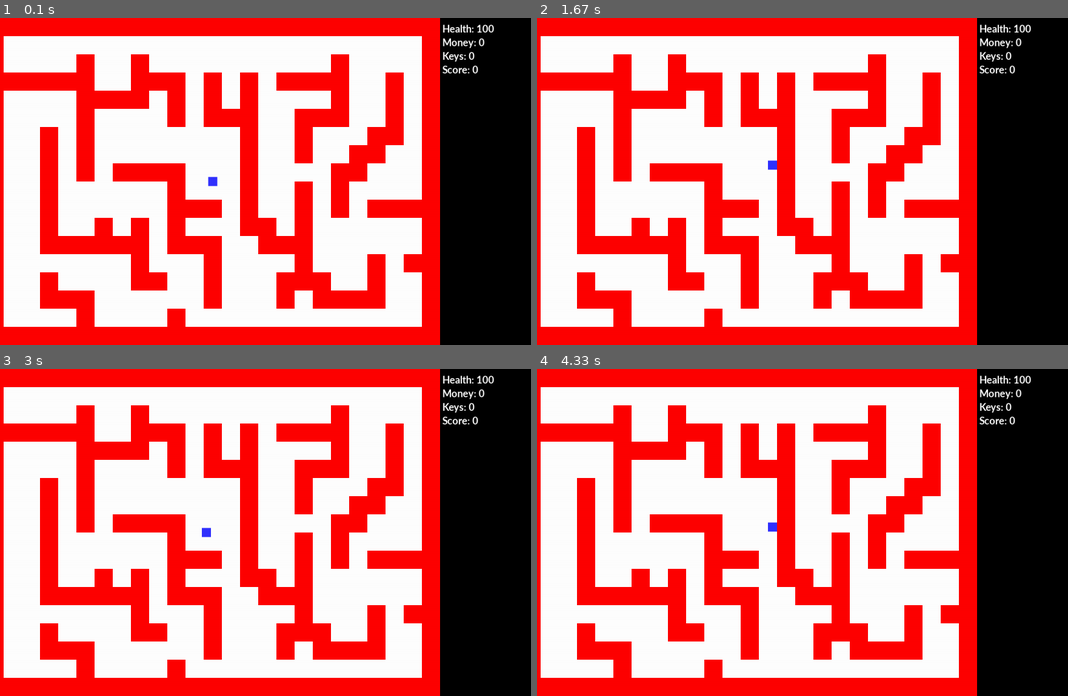
Above: before the commit, frames 1-4 (two rows, left to right).
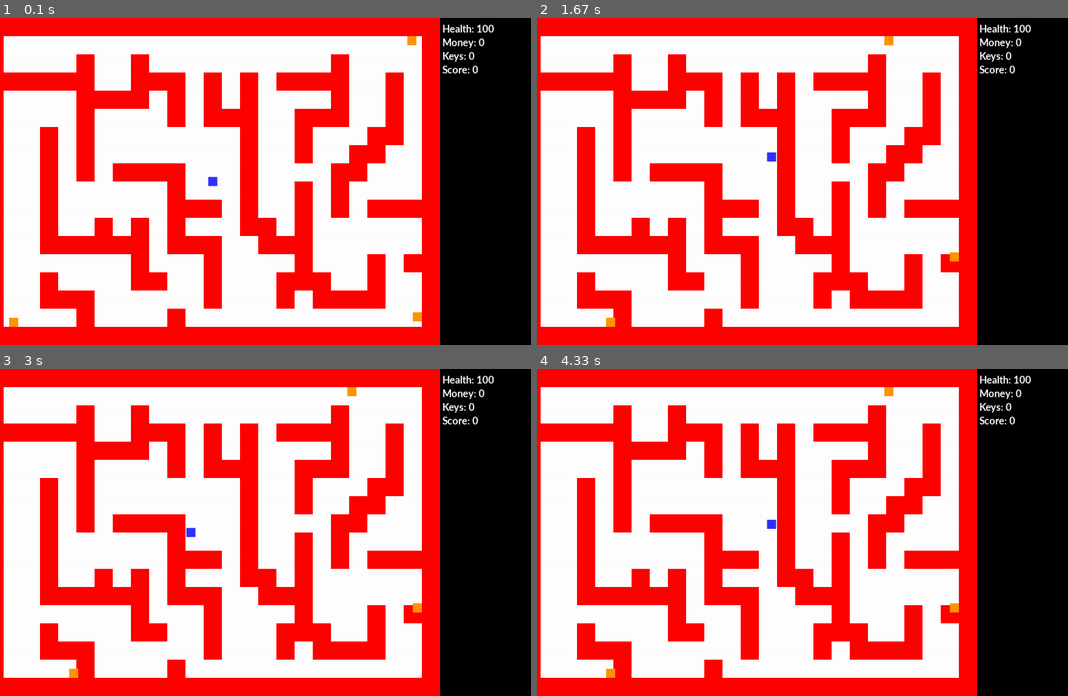
Above: after the commit, the same moments.

Repository: JavierRT7/RamosTurnes-classwork
Game: pygame game, started from pyGame/mini project/mini-project.py
Same seed, same stepped clock (60 frames per second), same inputs: the game is played once before the commit and once after it.
Inputs:
- Up to frame 1 (0.1 s): no input
- Up to frame 2 (1.67 s): hold Right 0.33-0.8 s; hold Up 0.83-1.13 s; hold Right 1.17-1.63 s
- Up to frame 3 (3 s): hold Left 1.67-2.2 s; hold Down 2.23-2.53 s
- Up to frame 4 (4.33 s): hold Up 3-3.37 s; hold Right 3.4-4.03 s; hold Down from 4.07 s (still down)

The runs differ from the first frame. In frame 1, 0.1% of the frame differs, in the area x 1-80%, y 5-95%; in frame 2, 0.2%; in frame 3, 0.2%, in the area x 13-80%, y 5-95%; in frame 4, 0.2%.

Commit message:
Update mini-project.py

Diff:
--- a/pyGame/mini project/mini-project.py
+++ b/pyGame/mini project/mini-project.py
@@ -1,4 +1,5 @@
 import pygame
+import random
 # -- Global Constants
 # -- Colours
 BLACK = (0,0,0)
@@ -6,6 +7,7 @@
 BLUE = (50,50,255)
 YELLOW = (255,255,0)
 RED = (255,0,0)
+ORANGE = (255,150,0)
 # -- Initialise PyGame
 pygame.init()
 # -- Blank Screen
@@ -39,19 +41,19 @@
   def update(self):
     keys = pygame.key.get_pressed()
     if keys[pygame.K_UP]:
-      self.speed_y = -2
+      self.speed_y = -3
       self.rect.y = self.rect.y + self.speed_y
     #End If
     if keys[pygame.K_DOWN]:
-      self.speed_y = 2
+      self.speed_y = 3
       self.rect.y = self.rect.y + self.speed_y
     #End If
     if keys[pygame.K_RIGHT]:
-      self.speed_x = 2
+      self.speed_x = 3
       self.rect.x = self.rect.x + self.speed_x
     #End If
     if keys[pygame.K_LEFT]:
-      self.speed_x = -2
+      self.speed_x = -3
       self.rect.x = self.rect.x + self.speed_x
     #End If
 #End Class
@@ -82,6 +84,30 @@
         self.rect.x = x_ref
         self.rect.y = y_ref
     #End Procedure
+#End Class
+class Enemy(pygame.sprite.Sprite):
+  # Define the constructor for snow
+  def __init__(self, color, width, height, speed_x, speed_y):
+    # Set speed of the sprite
+    self.speed_x = speed_x
+    self.speed_y = speed_y
+    # Call the sprite constructor
+    super().__init__()
+    # Create a sprite and fill it with colour
+    self.image = pygame.Surface([width,height])
+    self.image.fill(color)
+    # Set the position of the sprite
+    self.rect = self.image.get_rect()
+    self.old_x = self.rect.x
+    self.old_y = self.rect.y
+  #End Procedure
+  def update(self):
+    self.rect.x = self.rect.x + self.speed_x
+    self.rect.y = self.rect.y + self.speed_y
+    for foo in enemy_hit_list:
+      self.speed_x = 0
+      self.speed_y = 0
+  #Next
 #End Class
 # -- Exit game flag set to false
 map = [[1,1,1,1,1,1,1,1,1,1,1,1,1,1,1,1,1,1],
@@ -125,6 +151,7 @@
 player_group = pygame.sprite.Group()
 wall_group = pygame.sprite.Group()
 display_group = pygame.sprite.Group()
+enemy_group = pygame.sprite.Group()
 player = Player(BLUE, 20, 20, 100, 0, 0, 0)
 player_group.add(player)
 all_sprites_group.add(player)
@@ -146,6 +173,25 @@
         #End If
     #Next
 #Next
+for counter in range(3):
+    if counter == 0:
+        enemy = Enemy(ORANGE, 20, 20, -2, 0)
+        enemy.rect.x = 940
+        enemy.rect.y = 40
+    #End If
+    if counter == 1:
+        enemy = Enemy(ORANGE, 20, 20, 0, -2)
+        enemy.rect.x = 940
+        enemy.rect.y = 660
+    #End If
+    if counter == 2:
+        enemy = Enemy(ORANGE, 20, 20, 2, 0)
+        enemy.rect.x = 40
+        enemy.rect.y = 660
+    #End If
+    enemy_group.add(enemy)
+    all_sprites_group.add(enemy)
+#Next
 # -- Manages how fast screen refreshes
 clock = pygame.time.Clock()
 ### -- Game Loop
@@ -165,6 +211,9 @@
   #Next
   player_old_x = player.rect.x
   player_old_y = player.rect.y
+  enemy_hit_list = pygame.sprite.spritecollide(enemy, wall_group, False)
+  enemy.old_x = enemy.rect.x
+  enemy.old_y = enemy.rect.x
   Health = 'Health: ' + str(player.health)
   Money = 'Money: ' + str(player.money)
   Keys = 'Keys: ' + str(player.keys)
